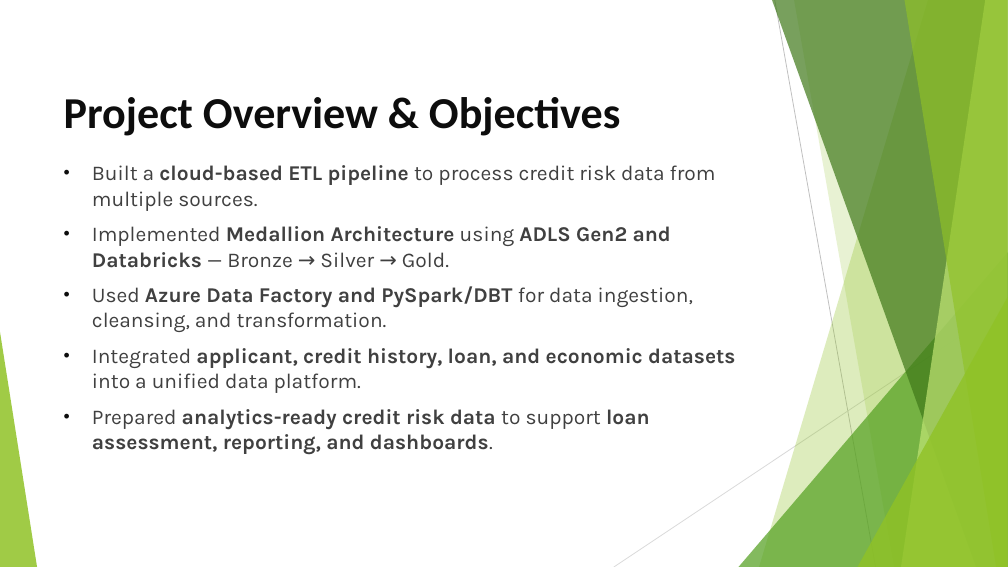
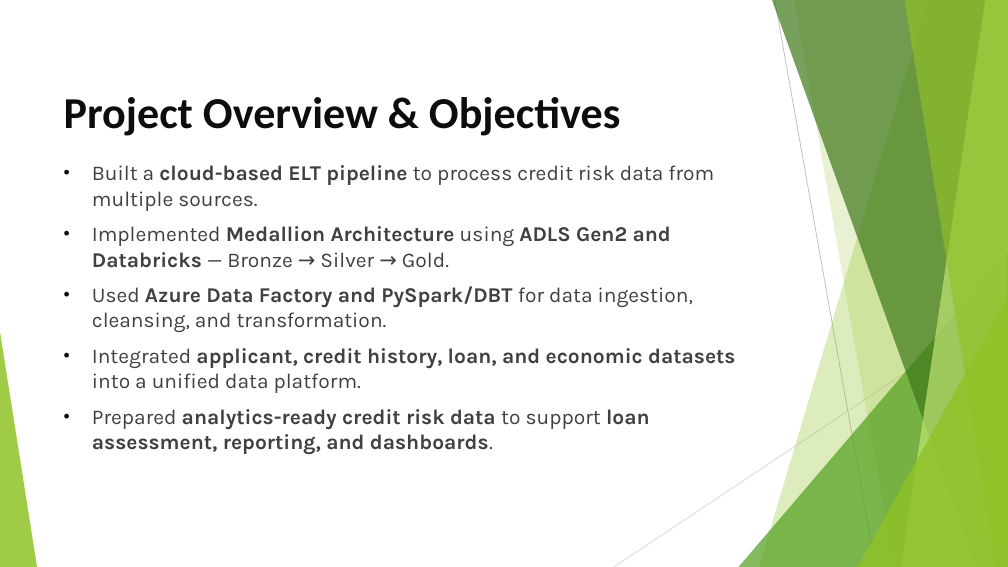
Before and after one commit to Bellamkondakumaraswamy/Credit-Risk-Assessment-Pipeline, a slide deck: slide 2 of Credit Risk Assessment Pipeline PPTX.pptx. Drawn at 1008x567 pixels with LibreOffice and Linux fonts; fonts in the diff are those of the drawing. Boxes give left, top, right and bottom in pixels: in the first picture for what was removed or moved away, otherwise in the second. Text is boxed around its words. In the diff, an @@ line names an element or a change of style, - is before the commit and + after.

Commit message:
Add credit risk analysis files

```diff
--- a/Credit Risk Assessment Pipeline PPTX.pptx
+++ b/Credit Risk Assessment Pipeline PPTX.pptx
@@ text at [92, 165, 714, 211]: text changed @@
-• Built a cloud-based ETL pipeline to process credit risk data from multiple sources.
+• Built a cloud-based ELT pipeline to process credit risk data from multiple sources.
```
Also in this commit, not shown: 6 other slides changed, 5 slides added, 6 slides removed, 16 other files.
